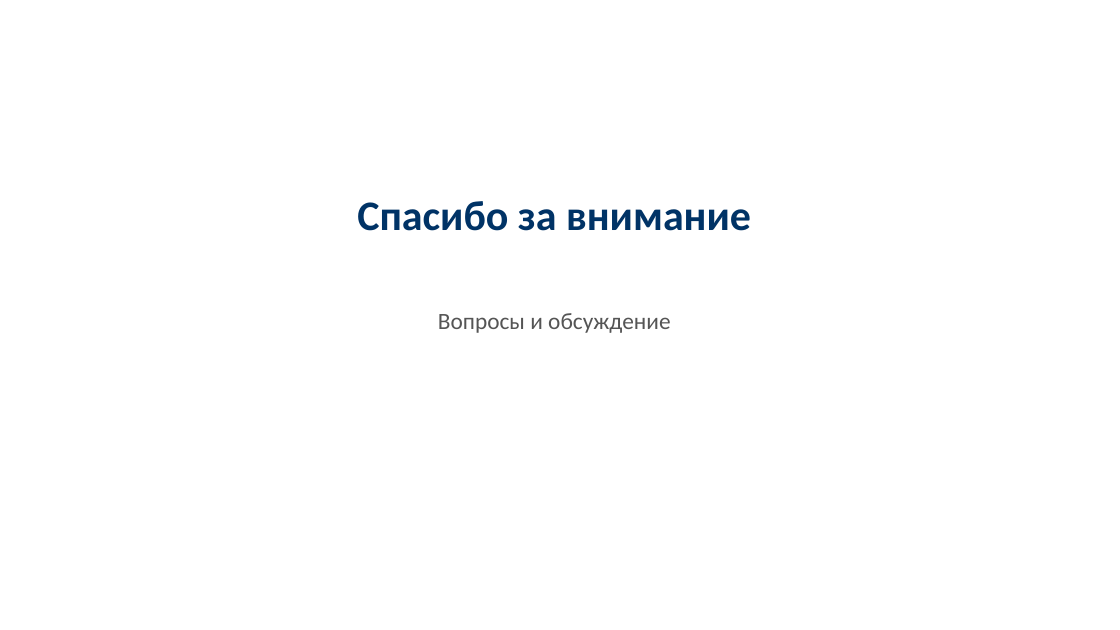
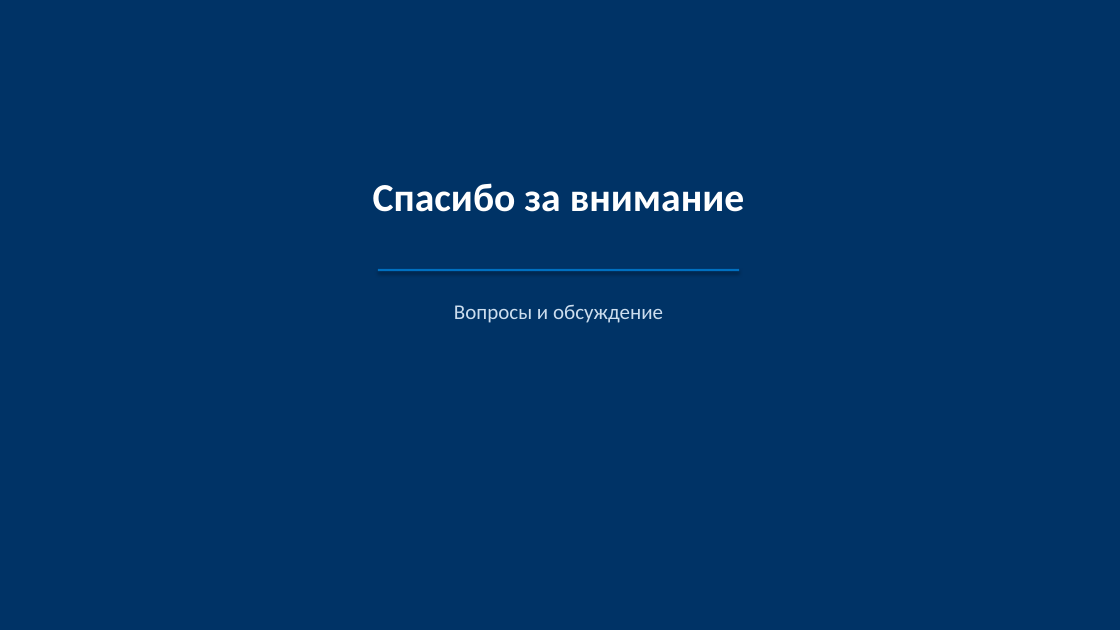
Before and after one commit to KMNV777/main_arsen, a slide deck: slide 21 of docs/presentations/CM_IMA_EAPM_variants_comparison.pptx (slide 22 before the commit). Drawn at 1120x630 pixels with LibreOffice and Linux fonts; fonts in the diff are those of the drawing. Boxes give left, top, right and bottom in pixels: in the first picture for what was removed or moved away, otherwise in the second. Text is boxed around its words. In the diff, an @@ line names an element or a change of style, - is before the commit and + after.

```diff
--- a/docs/presentations/CM_IMA_EAPM_variants_comparison.pptx
+++ b/docs/presentations/CM_IMA_EAPM_variants_comparison.pptx
@@ rectangle added at (x1=0, y1=0, x2=1120, y2=630), fill #003366 @@
@@ text "Спасибо за внимание" moved from (x1=357, y1=201, x2=751, y2=231) to (x1=373, y1=183, x2=745, y2=212) @@
@@ text "Спасибо за внимание" at (x1=373, y1=183, x2=745, y2=212): size 36 to 34 pt, text colour #003366 to #FFFFFF @@
@@ rectangle added at (x1=378, y1=269, x2=739, y2=271), fill #0070C0 @@
@@ text "Вопросы и обсуждение" moved from (x1=438, y1=313, x2=670, y2=333) to (x1=454, y1=305, x2=663, y2=323) @@
@@ text "Вопросы и обсуждение" at (x1=454, y1=305, x2=663, y2=323): size 20 to 18 pt, text colour #555555 to #CCDDEE @@
```
Also in this commit, not shown: 18 other slides changed, 2 slides added, 3 slides removed, 6 other files.
